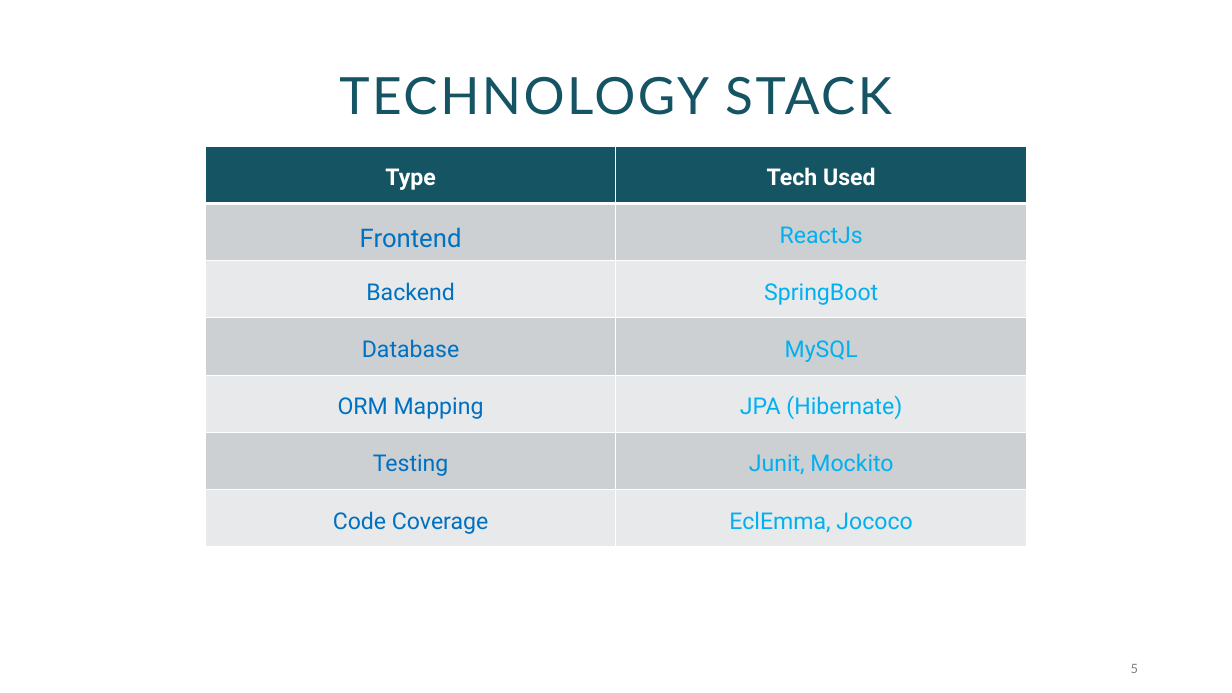
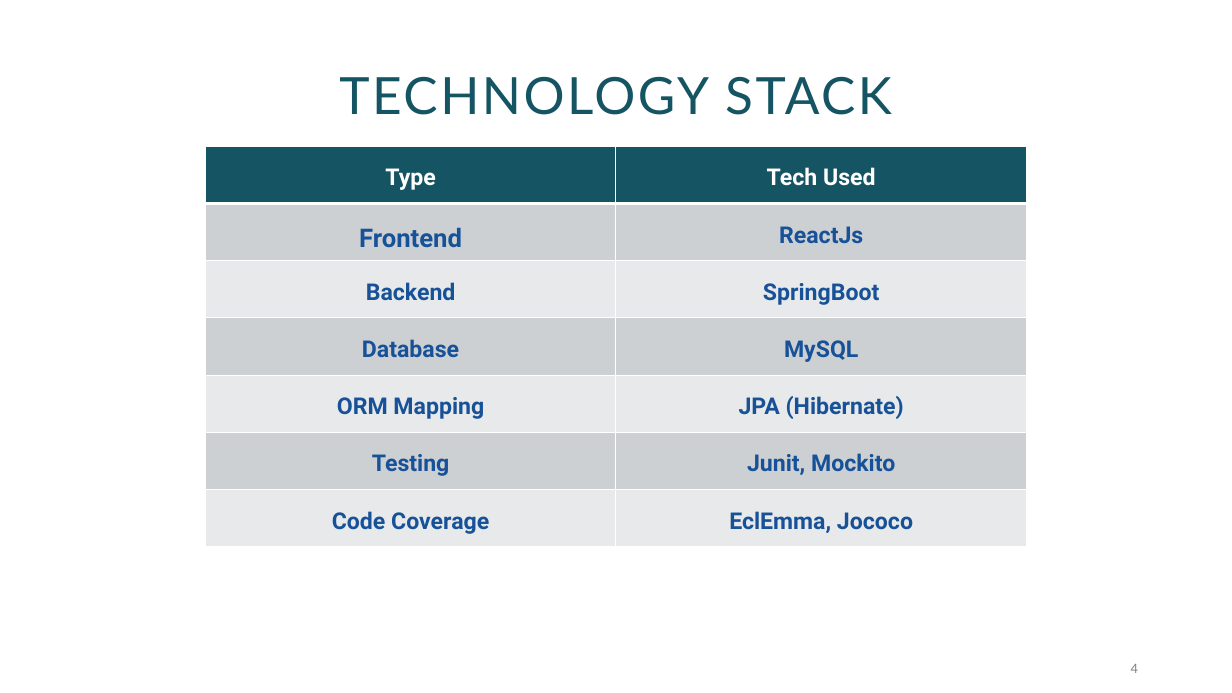
Before and after one commit to vishalezhumalai/HMS, a slide deck: slide 4 of Hospital Management.pptx (slide 5 before the commit). Drawn at 1232x693 pixels with LibreOffice and Linux fonts; fonts in the diff are those of the drawing. Boxes give left, top, right and bottom in pixels: in the first picture for what was removed or moved away, otherwise in the second. Text is boxed around its words. In the diff, an @@ line names an element or a change of style, - is before the commit and + after.

```diff
--- a/Hospital Management.pptx
+++ b/Hospital Management.pptx
@@ table at (x1=205, y1=146, x2=1026, y2=546) @@
@@ text colour #0070C0 to #175198 in "Frontend", "Backend", "Database", "ORM Mapping" and 2 more places @@
@@ bold on @@
@@ text colour #00B0F0 to #175198 in "ReactJs", "SpringBoot", "MySQL", "JPA (Hibernate)" and 2 more places @@
@@ page number at (x1=1131, y1=664, x2=1138, y2=673): text changed @@
-5
+4
```
Also in this commit, not shown: 3 other slides changed, 1 slide removed.
